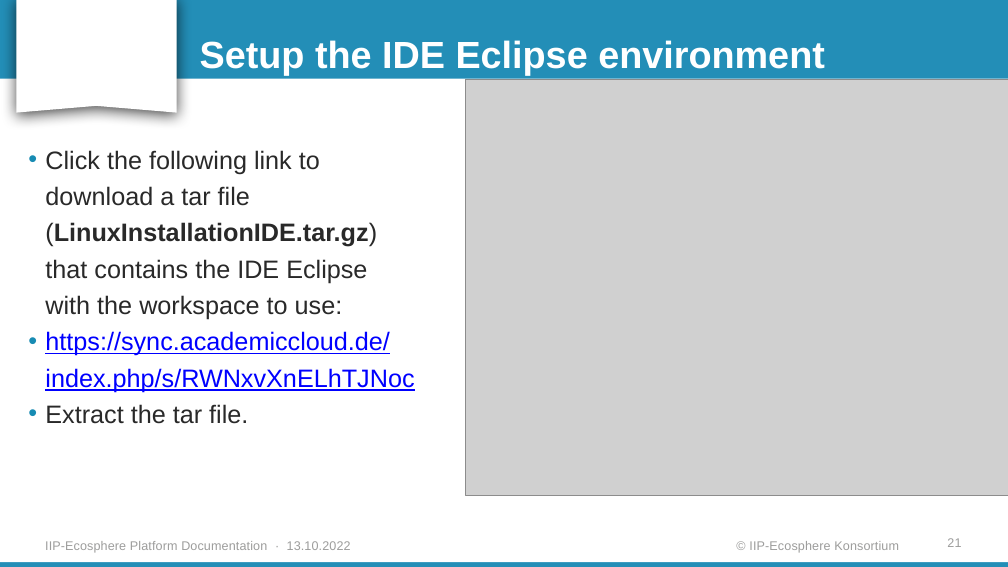
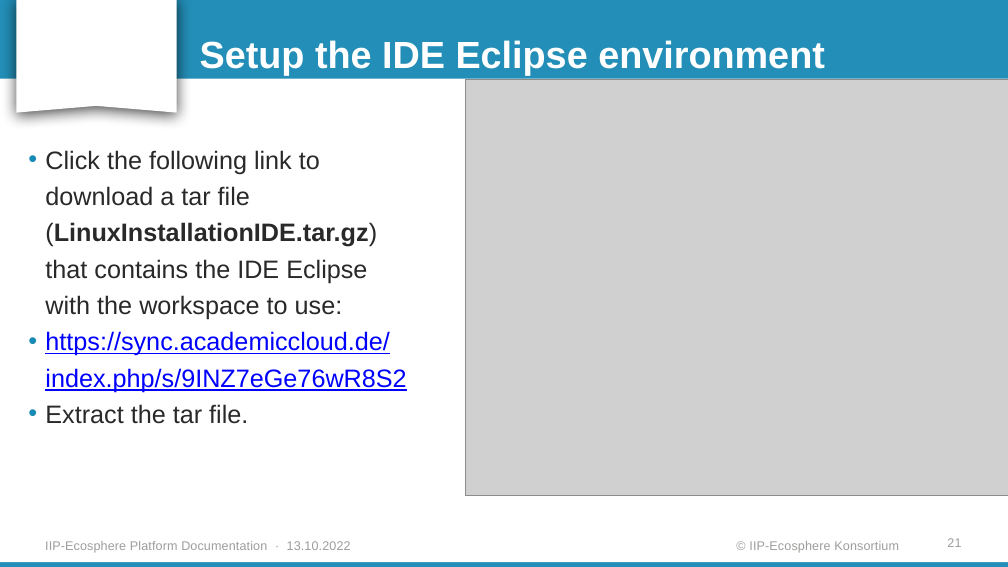
Before and after one commit to iip-ecosphere/platform, a slide deck: slide 21 of platform/documentation/src/Platform_Installation_Guide_for_Linux.pptx. Drawn at 1008x567 pixels with LibreOffice and Linux fonts; fonts in the diff are those of the drawing; grey boxes stand for pictures; background and template pictures are left out. Boxes give left, top, right and bottom in pixels: in the first picture for what was removed or moved away, otherwise in the second. Text is boxed around its words. In the diff, an @@ line names an element or a change of style, - is before the commit and + after.

```diff
--- a/platform/documentation/src/Platform_Installation_Guide_for_Linux.pptx
+++ b/platform/documentation/src/Platform_Installation_Guide_for_Linux.pptx
@@ text at [45, 331, 406, 392]: text changed @@
-• https://sync.academiccloud.de/index.php/s/RWNxvXnELhTJNoc
+• https://sync.academiccloud.de/index.php/s/9INZ7eGe76wR8S2
```
Also in this commit, not shown: 1 other file.
